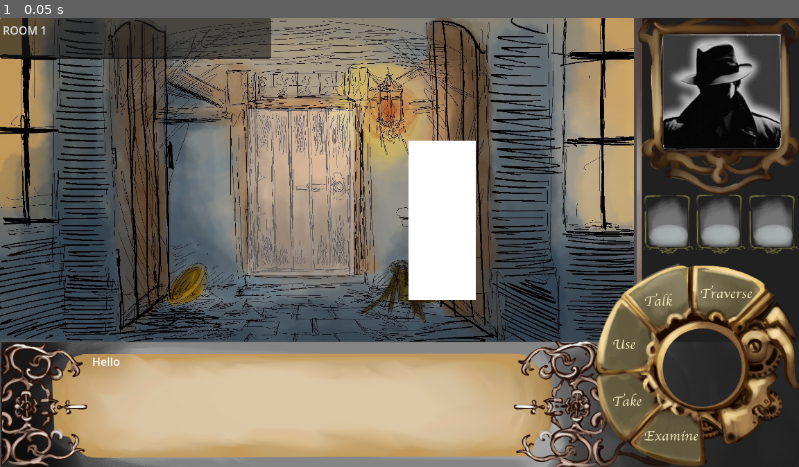
Above: before the commit, frame 1.
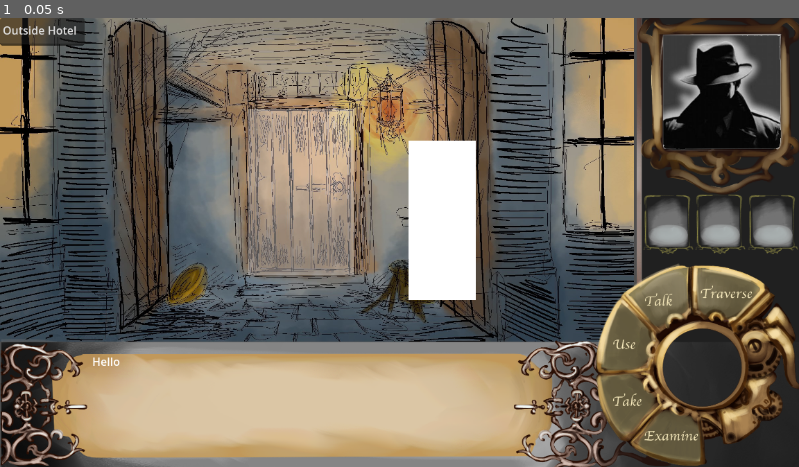
Above: after the commit, the same moment.

Repository: IsaacLandrum/SoulTel
Game: Godot game, scene res://Scenes/Room1.tscn
The game is run twice, just before and just after one commit, with the same random seed, the same clock (stepped at 60 frames per second) and the same inputs.
Inputs:
- Up to frame 1 (0.05 s): no input

The runs differ from the first frame. In frame 1, 2.2% of the frame differs, in the area x 0-34%, y 0-10%.

Commit message:
Room2 Background

Diff:
--- a/Scenes/Room1.tscn
+++ b/Scenes/Room1.tscn
@@ -25,9 +25,9 @@
 expand_mode = 1
 
 [node name="TextEdit" type="TextEdit" parent="."]
-offset_right = 391.0
-offset_bottom = 59.0
-text = "ROOM 1"
+offset_right = 122.0
+offset_bottom = 40.0
+text = "Outside Hotel"
 
 [node name="Doorman" parent="." instance=ExtResource("3_rhsla")]
 script = ExtResource("3_kud8m")
--- a/Scenes/Room2.tscn
+++ b/Scenes/Room2.tscn
@@ -1,15 +1,16 @@
-[gd_scene load_steps=4 format=3 uid="uid://bygysvll0dksj"]
+[gd_scene load_steps=5 format=3 uid="uid://bygysvll0dksj"]
 
 [ext_resource type="Script" path="res://Scripts/Room2.gd" id="1_4jsff"]
 [ext_resource type="PackedScene" uid="uid://cdywgqgu0ed41" path="res://Scenes/interactable.tscn" id="1_djn6c"]
 [ext_resource type="PackedScene" uid="uid://iyb0x4jsmjmq" path="res://Scenes/early_ui.tscn" id="2_omolg"]
+[ext_resource type="Texture2D" uid="uid://cpk8i8u5iqa5i" path="res://Assets/Lobby/Officelines.png" id="4_epc6o"]
 
 [node name="Node2D" type="Node2D"]
 script = ExtResource("1_4jsff")
 
 [node name="TextEdit" type="TextEdit" parent="."]
-offset_right = 503.0
-offset_bottom = 50.0
+offset_right = 65.0
+offset_bottom = 38.0
 text = "Lobby"
 
 [node name="Interactable" parent="." instance=ExtResource("1_djn6c")]
@@ -27,4 +28,10 @@
 [node name="Inventory" parent="Early_UI" index="1"]
 layer = -1
 
+[node name="TextureRect" type="TextureRect" parent="."]
+offset_right = 917.0
+offset_bottom = 476.0
+texture = ExtResource("4_epc6o")
+expand_mode = 1
+
 [editable path="Early_UI"]
Binary file added: Assets/Lobby/Officelines.png
Not shown, added: Assets/Lobby/Officelines.png.import
